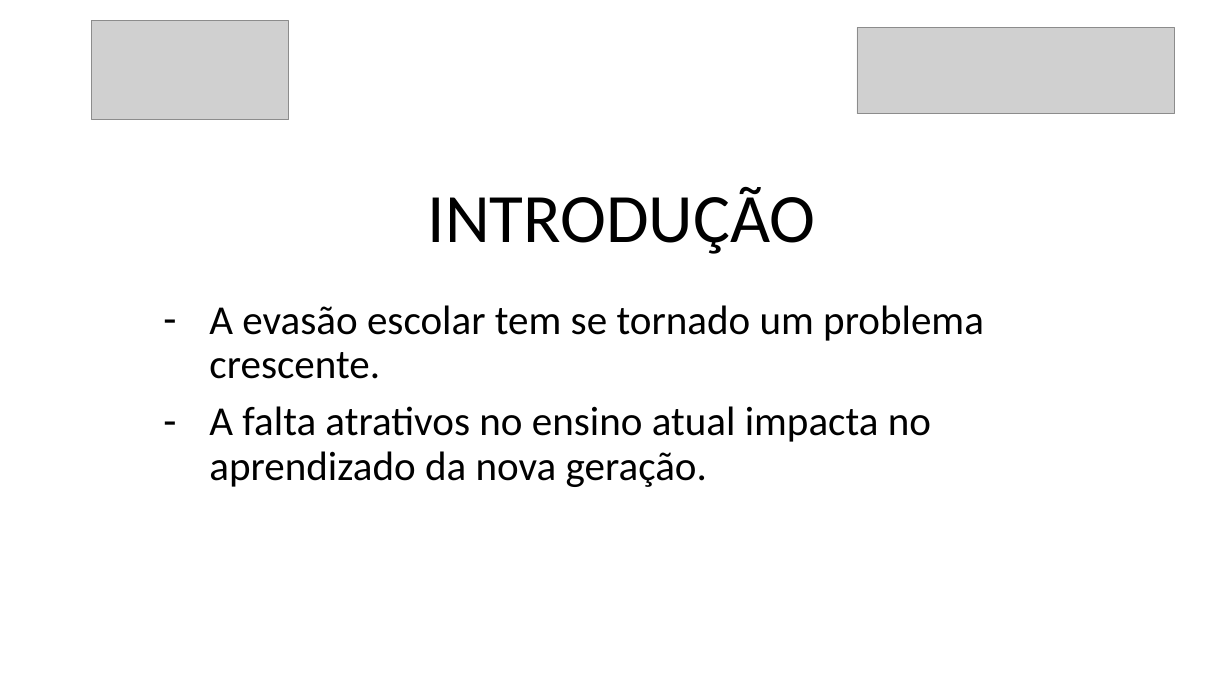
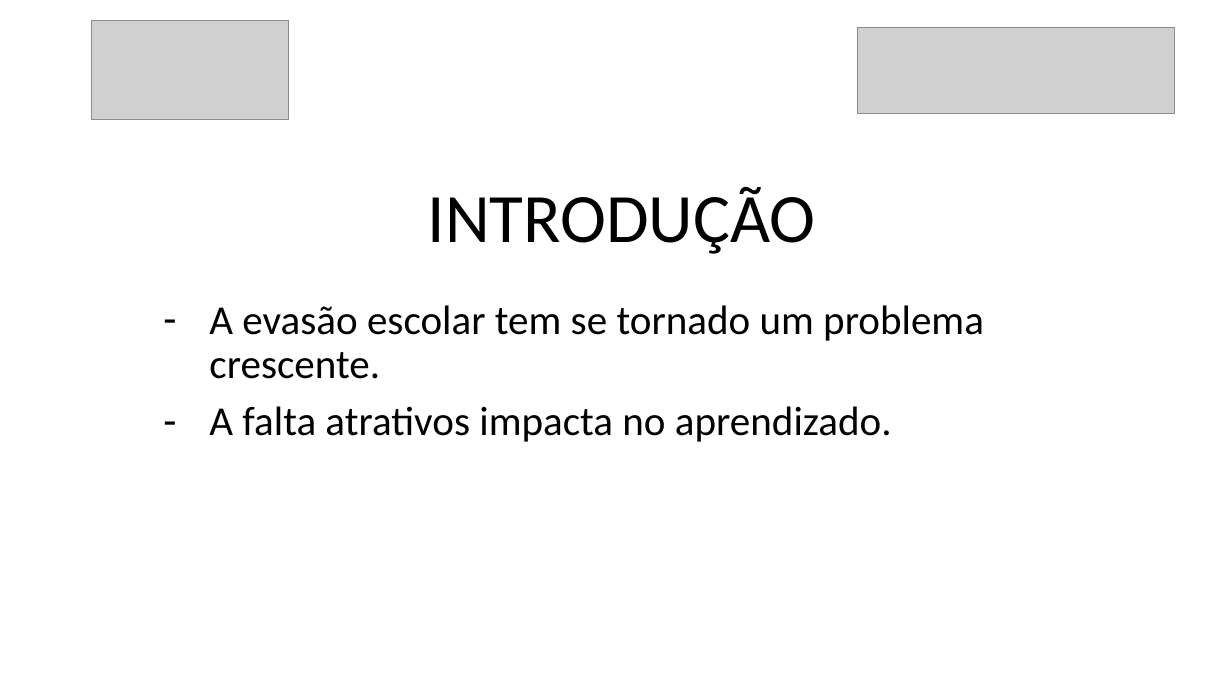
Before and after one commit to danilovaz7/curso-tecnico, a slide deck: slide 2 of liceu/3semestre/projeto integrador/tcc slide.pptx. Drawn at 1232x693 pixels with LibreOffice and Linux fonts; fonts in the diff are those of the drawing; grey boxes stand for pictures. Boxes give left, top, right and bottom in pixels: in the first picture for what was removed or moved away, otherwise in the second. Text is boxed around its words. In the diff, an @@ line names an element or a change of style, - is before the commit and + after.

Commit message:
atualizacao tcc e slides

```diff
--- a/liceu/3semestre/projeto integrador/tcc slide.pptx
+++ b/liceu/3semestre/projeto integrador/tcc slide.pptx
@@ subtitle at [209, 406, 892, 442]: text changed @@
-– A falta atrativos no ensino atual impacta no aprendizado da nova geração.
+– A falta atrativos impacta no aprendizado.
```
Also in this commit, not shown: 10 other slides changed, 1 slide added, 1 other file.
